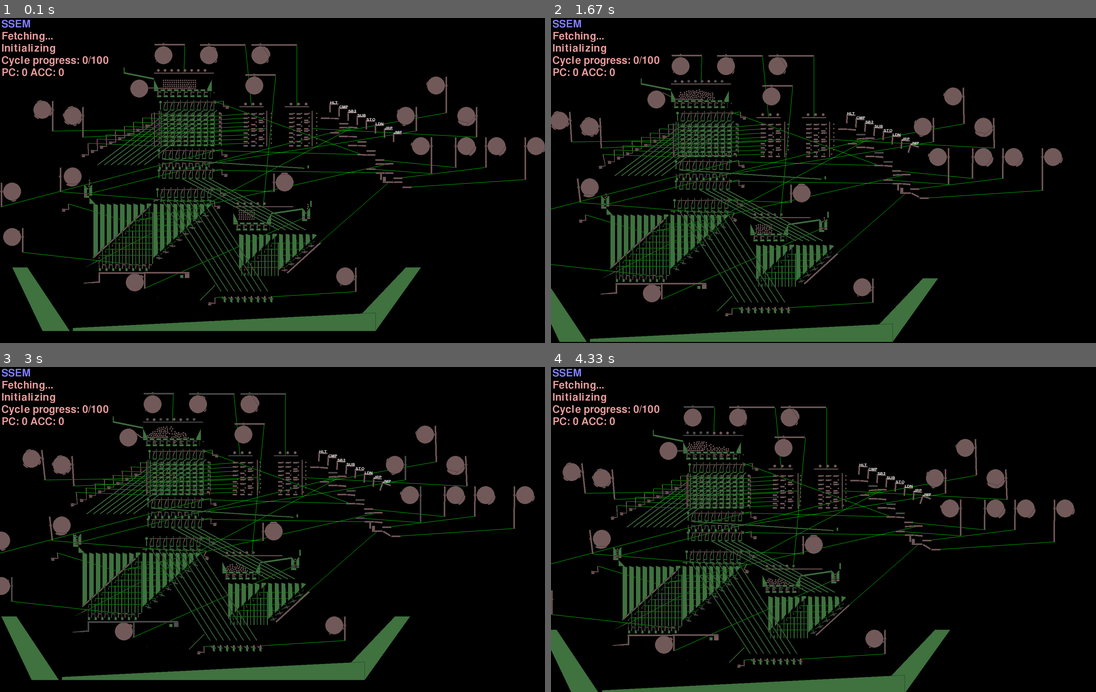
Above: before the commit, frames 1-4 (two rows, left to right).
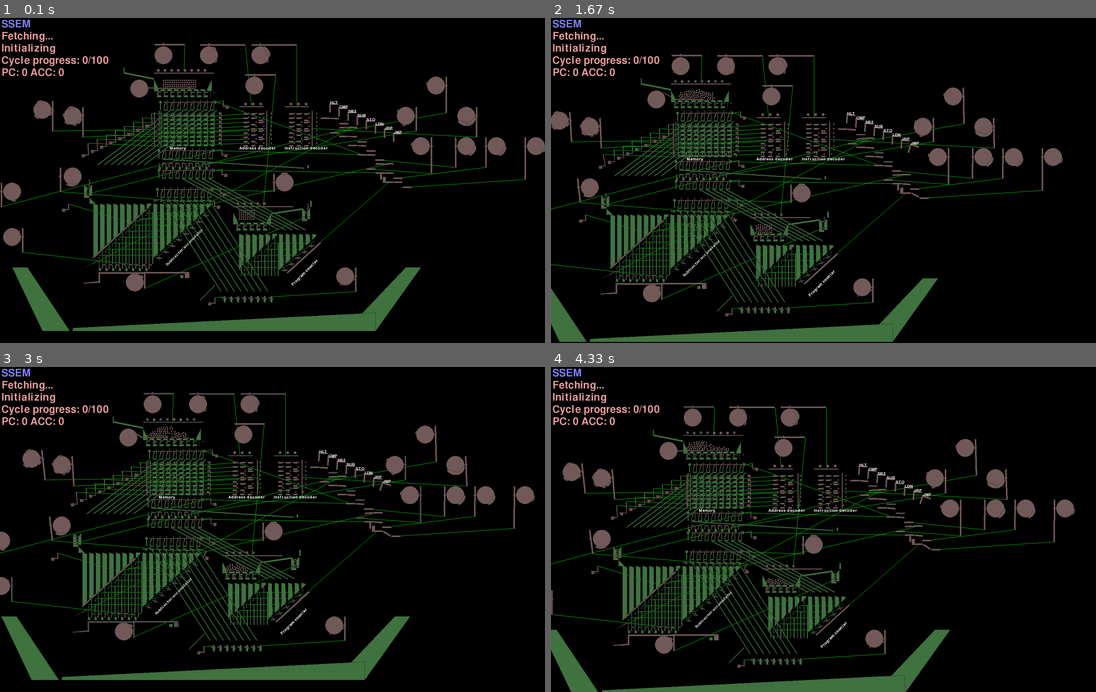
Above: after the commit, the same moments.

Repository: jmacarthur/box2d-ssem
Game: pygame game, started from main.py 0
Same seed, same stepped clock (60 frames per second), same inputs: the game is played once before the commit and once after it.
Inputs (mouse positions are in pixels of both pictures, inside the frame that each line leads up to):
- Up to frame 1 (0.1 s): no input
- Up to frame 2 (1.67 s): hold Right 0.33-0.8 s; move the mouse to (801, 190) at 0.37 s; hold Up 0.83-1.13 s; tap Space at 0.9, 1.23, 1.53 s; hold Right 1.17-1.63 s
- Up to frame 3 (3 s): hold Left 1.67-2.2 s; tap Space at 1.73, 2.03, 2.63, 2.97 s; click (103, 604) at 2.28 s; hold Down 2.57-2.87 s; hold Left from 2.9 s (still down)
- Up to frame 4 (4.33 s): tap Space at 3.27, 3.4, 3.8, 4.1 s; release Left at 3.3 s; hold Up 3.33-3.7 s; hold Right from 3.73 s (still down)

The runs differ from the first frame. In frame 1, 0.1% of the frame differs, in the area x 30-61%, y 39-83%; in frame 2, 0.1%; in frame 3, 0.1%; in frame 4, 0.1%.

Commit message:
More labels, rotating labels

Diff:
--- a/backends/modified_pygame_framework.py
+++ b/backends/modified_pygame_framework.py
@@ -213,6 +213,8 @@
                 self.overlay_draw()
 
             self.draw_labels()
+            if self.sequence%100 == 1:
+                pygame.image.save(self.renderer.surface, "img{}.png".format(self.sequence))
 
             pygame.display.flip()
             clock.tick(self.settings.hz)
@@ -242,10 +244,11 @@
 
     def draw_labels(self):
         for l in self.labels:
-            (text, x, y) = l
+            (text, x, y, angle) = l
             (x, y) = self.renderer.to_screen((x,y))
-            self.screen.blit(self.labelfont.render(
-                text, True, (255,255,255)), (x,y))
+            text_surface = self.labelfont.render(text, True, (255,255,255))
+            if(angle!=0): text_surface = pygame.transform.rotate(text_surface, angle)
+            self.screen.blit(text_surface, (x,y))
 
     def CheckKeys(self):
         """
--- a/main.py
+++ b/main.py
@@ -252,6 +252,11 @@
         return [(x+xpos,y+ypos) for (x,y) in points]
 
     def subtractor(self, xpos, ypos, attachment_body, lines = 8, output_offset_dir = -1, discard_bands=False, toggle_joint_array=None, is_actually_adder=False, comparison_output=False):
+        if is_actually_adder:
+            self.labels.append(("Program counter", xpos+20, ypos-50,45))
+        else:
+            self.labels.append(("Subtractor/accumulator", xpos+20, ypos-50,45))
+
         output_offset_x = pitch*(lines+1)*output_offset_dir
         sub_y_pitch = 20
         for c in range(0,lines):
@@ -443,6 +448,7 @@
         return (selector_holdoff_bar, follower_holdoff_bar)
 
     def memory_module(self, xpos, ypos, groundBody):
+        self.labels.append(("Memory", xpos+20, ypos,0))
         memory_fixed_shapes = []
         for row in range(0,8):
             for col in range(0,8):
@@ -487,7 +493,7 @@
         self.memory_followers = []
         self.memory_selectors = []
         (selector_holdoff, follower_holdoff) = self.add_row_decoder(xpos+50, ypos, groundBody, self.memory_followers, self.memory_selectors)
-
+        self.labels.append(("Address decoder", xpos+250,ypos,0))
         # Rods which connect row selectors to ejectors
         for r in range(0,memory_rows):
             self.distance_joint(ejectors[r], self.memory_followers[r])
@@ -805,7 +811,7 @@
             # the input, also a sliding part usually attached to a
             # cam, which will engage and push the 'block' when that
             # instruction is selected.
-            self.labels.append((instruction_opcodes[7-i], xpos+i*30, ypos-i*follower_spacing+10))
+            self.labels.append((instruction_opcodes[7-i], xpos+i*30, ypos-i*follower_spacing+10,0))
             block = self.add_dynamic_polygon([ (0,0), (30,0), (28,5), (2,5) ], xpos+i*30, ypos-i*andgate_spacing_y-50)
             offset = 30 if reversed_outputs[i] else 0
             # A hack: pushing 0 (JMP) also pushes 1 (JRE), but not vice versa.
@@ -930,6 +936,7 @@
         self.rom_followers = []
         self.rom_selectors = []
         (self.parts.instruction_selector_holdoff, self.parts.instruction_follower_holdoff) = self.add_row_decoder(200, 0, groundBody, self.rom_followers, self.rom_selectors)
+        self.labels.append(("Instruction decoder", 400,0,0))
 
         self.add_instruction_cranks(groundBody, 550, 140)
 
